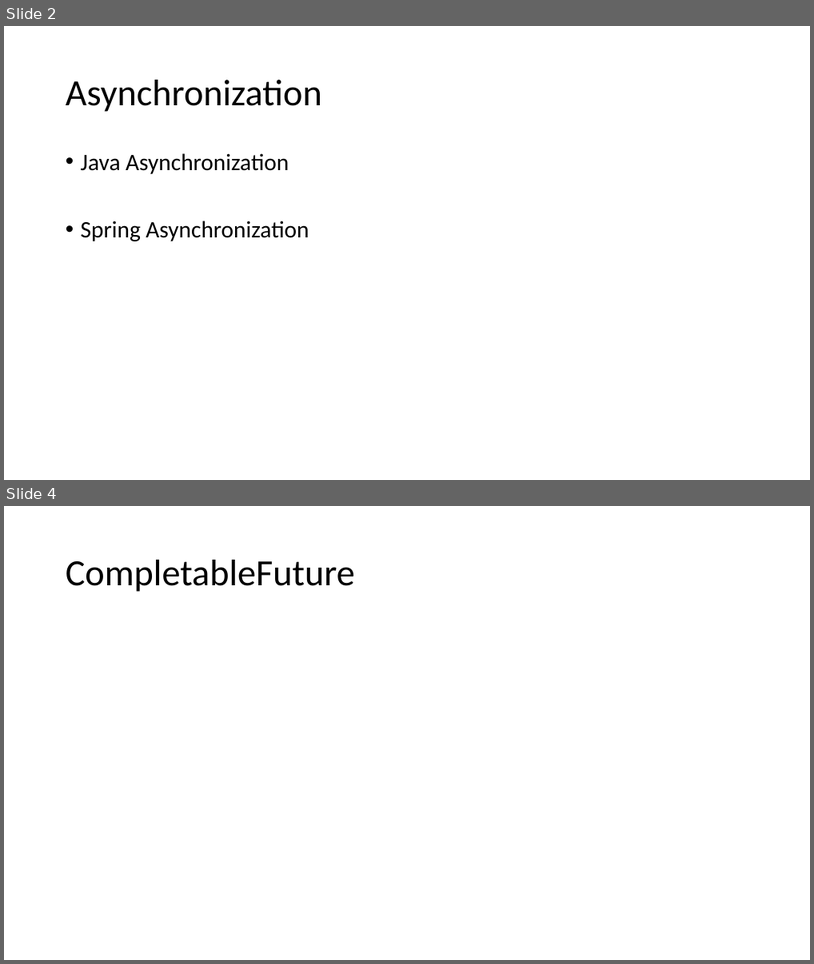
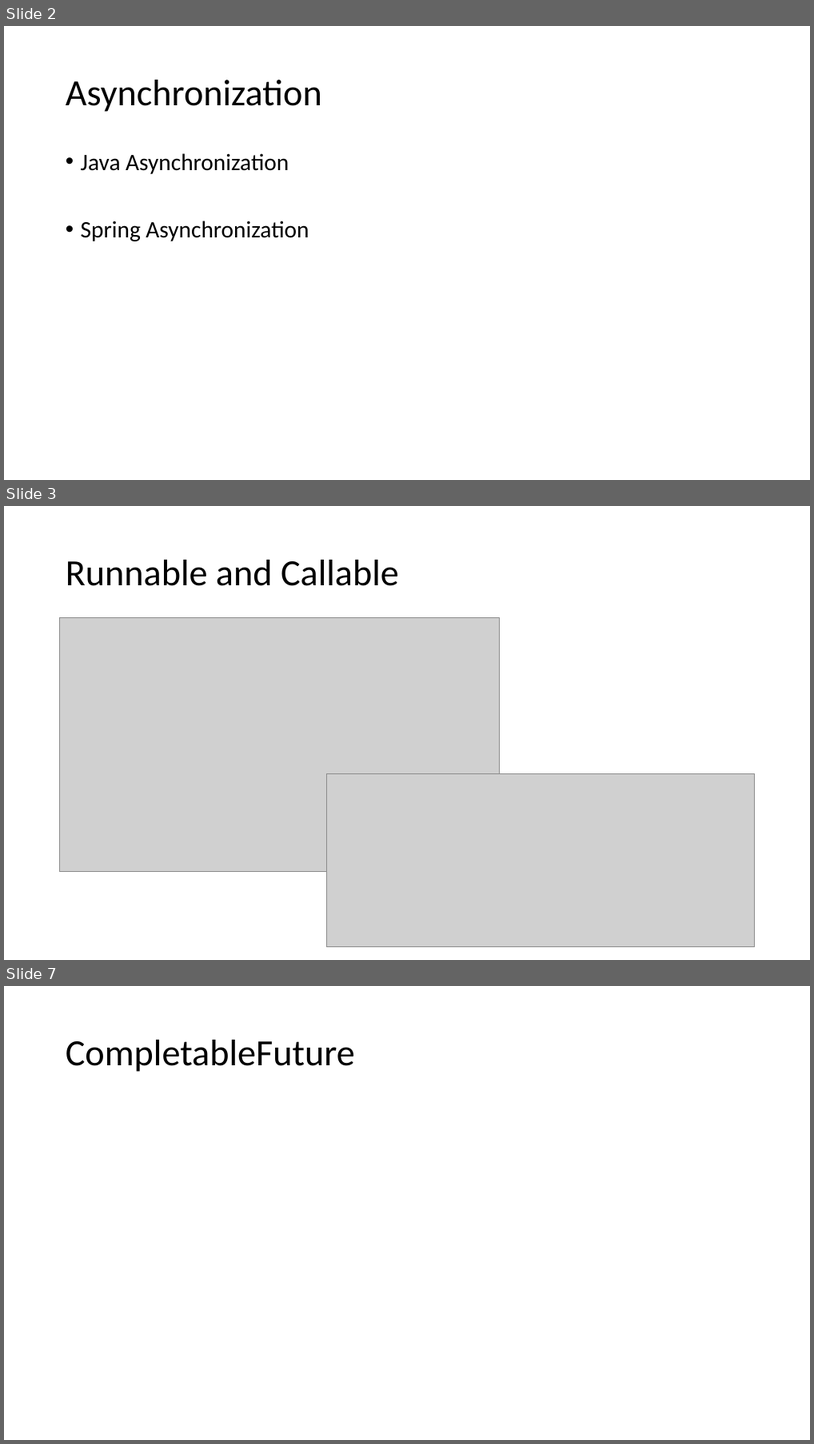
Before and after one commit to jungle0127/java-async, a slide deck: docs/java-asynchronization.pptx. Shown one above the other, each under a label of ours: slides 2 and 4 before the commit, slides 2, 3 and 7 after it; the slides between them are not shown. The pictures are 814x964 and 814x1444 pixels, drawn with LibreOffice and Linux fonts; fonts in the diff are those of the drawing; grey boxes stand for pictures. Boxes give left, top, right and bottom in pixels: in the first picture for what was removed or moved away, otherwise in the second. Text is boxed around its words. In the diff, an @@ line names an element or a change of style, - is before the commit and + after.

```diff
--- a/docs/java-asynchronization.pptx
+++ b/docs/java-asynchronization.pptx
@@ slide 3 added at box(4, 506, 810, 960), background #FFFFFF @@
@@ title added at box(66, 560, 399, 586), 44 pt, text #000000 @@
+Runnable and Callable
@@ picture added at box(60, 618, 500, 872) @@
@@ picture added at box(326, 773, 754, 947) @@
@@ what was slide 4 is now slide 7 @@
```
Also in this commit, not shown: 3 other slides added, 1 slide removed, 1 other file.
